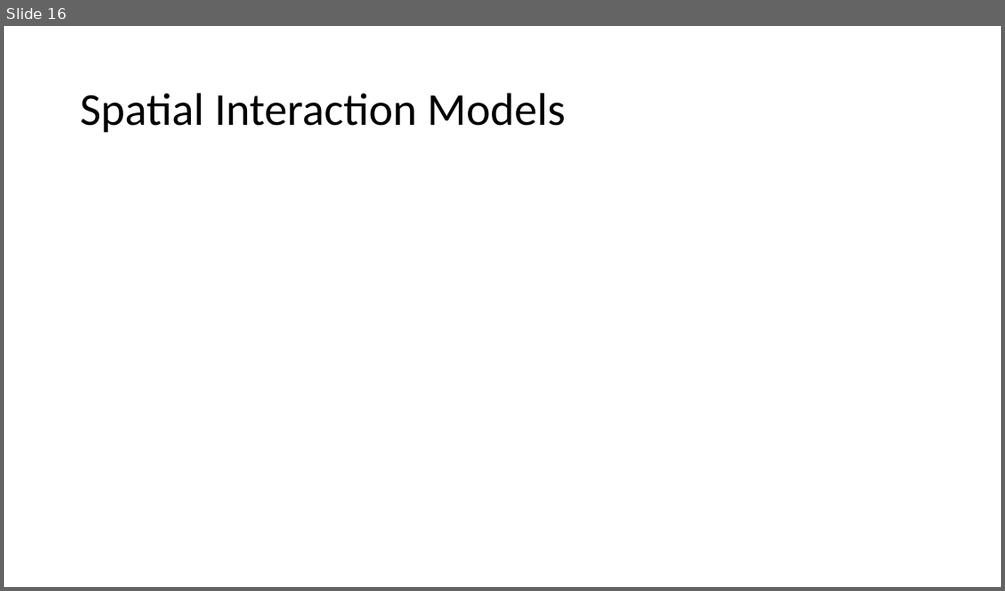
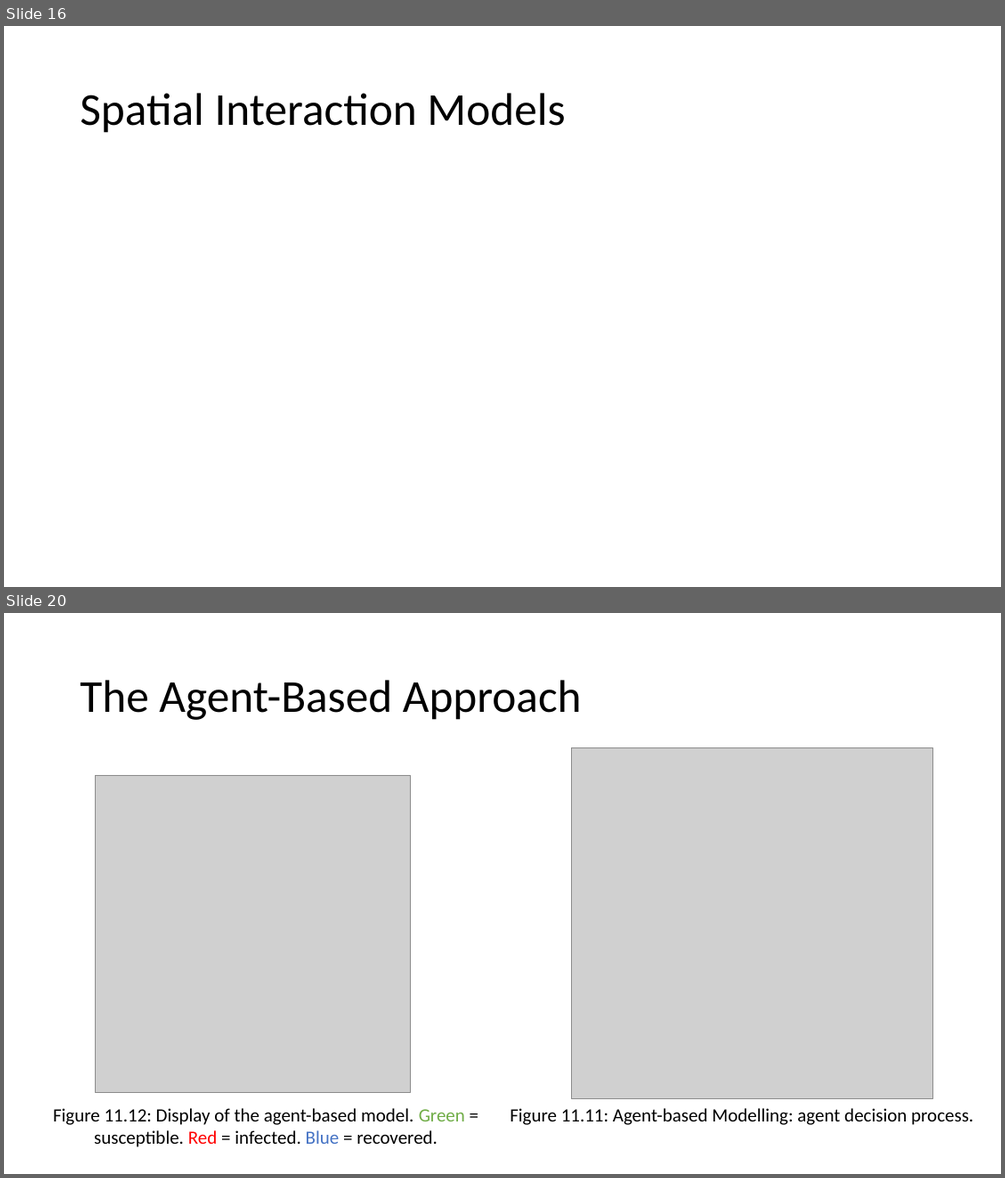
Before and after one commit to abmgis/abmgis, a slide deck: Chapter11-AlternativeModellingApproaches/Chapter11.pptx. Shown one above the other, each under a label of ours: slide 16 before the commit, slides 16 and 20 after it; the slides between them are not shown. The pictures are 1005x591 and 1005x1178 pixels, drawn with LibreOffice and Linux fonts; fonts in the diff are those of the drawing; grey boxes stand for pictures. Boxes give left, top, right and bottom in pixels: in the first picture for what was removed or moved away, otherwise in the second. Text is boxed around its words. In the diff, an @@ line names an element or a change of style, - is before the commit and + after.

Commit message:
Uploaded models to Chapter 11

```diff
--- a/Chapter11-AlternativeModellingApproaches/Chapter11.pptx
+++ b/Chapter11-AlternativeModellingApproaches/Chapter11.pptx
@@ slide 20 added at [4,613,1001,1174], background #FFFFFF @@
@@ title added at [80,680,582,720], 44 pt, text #000000 @@
+The Agent-Based Approach
@@ picture added at [572,747,932,1099] @@
@@ picture added at [96,775,411,1093] @@
@@ text added at [53,1108,465,1147], 18 pt, text #000000 @@
+Figure 11.12: Display of the agent-based model. Green = susceptible. Red = infected. Blue = recovered.
@@ text added at [510,1108,973,1125], 18 pt, text #000000 @@
+Figure 11.11: Agent-based Modelling: agent decision process.
```
Also in this commit, not shown: 8 other slides added, 5 other files.
